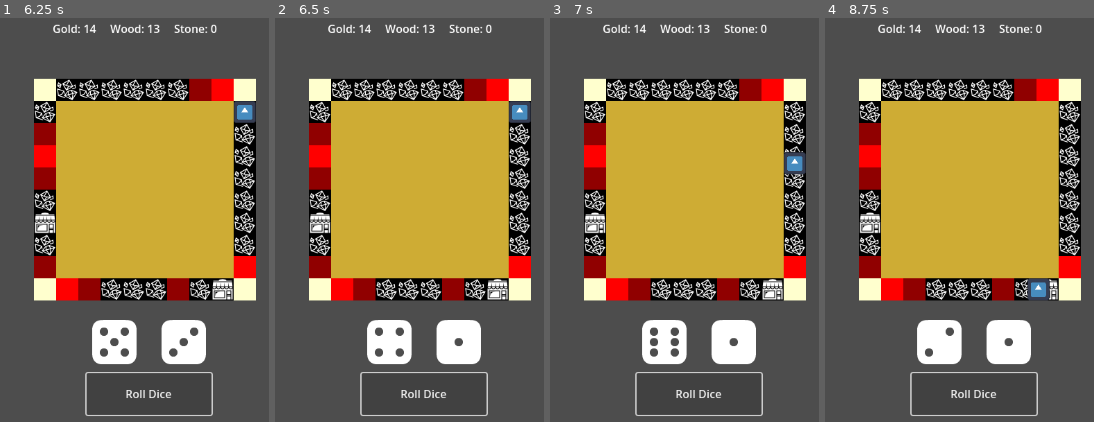
Above: before the commit, frames 1-4 (left to right).
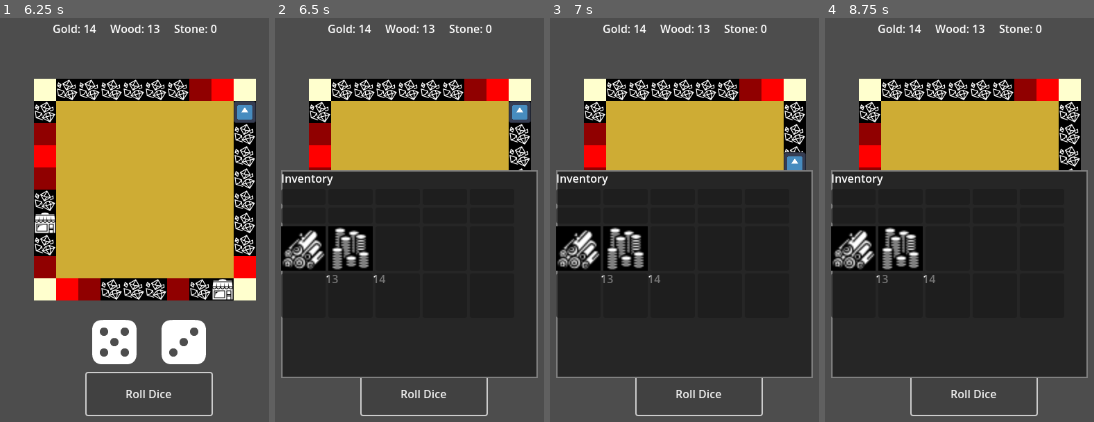
Above: after the commit, the same moments.

Repository: pescmy/HeRoll
Game: Godot game, scene res://scene/game.tscn
Two runs of this game, one before a commit and one after it. Both use one fixed random seed, a clock stepped at 60 frames per second and the inputs below. The engine's default icon, where the game draws it, is replaced by a stand-in: a white triangle on a blue panel in a dark square.
Inputs:
- Up to frame 1 (6.25 s): click "Roll Dice" at 0.5 s; click "Roll Dice" at 1.25 s; click "Roll Dice" at 2 s; tap Enter (ui_accept) at 2.75, 3.02, 3.77, 5.27, 6.02 s; hold R (Roll Dice, bound only before the commit) 2.78-3.53 s; tap R (Roll Dice, bound only before the commit) at 3.6, 5.1 s; hold R (Roll Dice, bound only before the commit) 4.28-5.03 s; hold R (Roll Dice, bound only before the commit) from 5.78 s (still down)
- Up to frame 2 (6.5 s): keep holding R (Roll Dice, bound only before the commit); tap I (inventory, bound only after the commit) at 6.4 s
- Up to frame 3 (7 s): release R (Roll Dice, bound only before the commit) at 6.53 s; tap R (Roll Dice, bound only before the commit) at 6.6 s; tap Enter (ui_accept) at 6.77 s
- Up to frame 4 (8.75 s): hold R (Roll Dice, bound only before the commit) 7.28-8.03 s; tap R (Roll Dice, bound only before the commit) at 8.1 s; tap Enter (ui_accept) at 8.27 s

Frame 1 is identical in both runs. In frame 2, 47% of the frame differs, in the area x 2-98%, y 37-90%; in frame 3, 47%; in frame 4, 47%.

Commit message:
add in basic inventory system

Diff:
--- a/project.godot
+++ b/project.godot
@@ -22,9 +22,14 @@
 
 [input]
 
-"Roll Dice"={
+"roll dice"={
 "deadzone": 0.2,
 "events": [Object(InputEventKey,"resource_local_to_scene":false,"resource_name":"","device":-1,"window_id":0,"alt_press …(192 unchanged characters)…
+]
+}
+inventory={
+"deadzone": 0.2,
+"events": [Object(InputEventKey,"resource_local_to_scene":false,"resource_name":"","device":-1,"window_id":0,"alt_pressed":false,"shift_pressed":false,"ctrl_pressed":false,"meta_pressed":false,"pressed":false,"keycode":0,"physical_keycode":73,"key_label":0,"unicode":105,"location":0,"echo":false,"script":null)
 ]
 }
 
--- a/scene/game.tscn
+++ b/scene/game.tscn
@@ -7,6 +7,7 @@
 [ext_resource type="PackedScene" uid="uid://baqa7qxmhj6x1" path="res://scene/game_board.tscn" id="4_xwcet"]
 [ext_resource type="PackedScene" uid="uid://diir4e6rkfil8" path="res://scene/start_tile_ui.tscn" id="6_xlg7c"]
 [ext_resource type="PackedScene" uid="uid://lccjk25vggef" path="res://scene/resource_display.tscn" id="7_qpk70"]
+[ext_resource type="PackedScene" uid="uid://dyblpd0tcjwhv" path="res://scene/inventory_ui.tscn" id="8_ll5lq"]
 
 [node name="Game" type="Node2D"]
 script = ExtResource("1_xlg7c")
@@ -35,3 +36,5 @@
 visible = false
 
 [node name="ResourceDisplay" parent="." instance=ExtResource("7_qpk70")]
+
+[node name="InventoryUI" parent="." instance=ExtResource("8_ll5lq")]
--- /dev/null
+++ b/scene/inventory_ui.tscn
@@ -0,0 +1,113 @@
+[gd_scene load_steps=2 format=3 uid="uid://dyblpd0tcjwhv"]
+
+[ext_resource type="Script" uid="uid://bllhttlbtsqu" path="res://scripts/inventory_ui.gd" id="1_ia0un"]
+
+[node name="InventoryUI" type="CanvasLayer"]
+script = ExtResource("1_ia0un")
+
+[node name="Panel" type="Panel" parent="."]
+offset_right = 40.0
+offset_bottom = 40.0
+
+[node name="VBoxContainer" type="VBoxContainer" parent="Panel"]
+layout_mode = 0
+offset_right = 40.0
+offset_bottom = 40.0
+
+[node name="Inventory" type="Label" parent="Panel/VBoxContainer"]
+layout_mode = 2
+text = "Inventory"
+
+[node name="GridContainer" type="GridContainer" parent="Panel/VBoxContainer"]
+layout_mode = 2
+columns = 5
+
+[node name="PanelContainer" type="PanelContainer" parent="Panel/VBoxContainer/GridContainer"]
+layout_mode = 2
+
+[node name="Icon" type="TextureRect" parent="Panel/VBoxContainer/GridContainer/PanelContainer"]
+layout_mode = 2
+
+[node name="Amount" type="Label" parent="Panel/VBoxContainer/GridContainer/PanelContainer"]
+layout_mode = 2
+
+[node name="PanelContainer2" type="PanelContainer" parent="Panel/VBoxContainer/GridContainer"]
+layout_mode = 2
+
+[node name="Icon" type="TextureRect" parent="Panel/VBoxContainer/GridContainer/PanelContainer2"]
+layout_mode = 2
+
+[node name="Amount" type="Label" parent="Panel/VBoxContainer/GridContainer/PanelContainer2"]
+layout_mode = 2
+
+[node name="PanelContainer3" type="PanelContainer" parent="Panel/VBoxContainer/GridContainer"]
+layout_mode = 2
+
+[node name="Icon" type="TextureRect" parent="Panel/VBoxContainer/GridContainer/PanelContainer3"]
+layout_mode = 2
+
+[node name="Amount" type="Label" parent="Panel/VBoxContainer/GridContainer/PanelContainer3"]
+layout_mode = 2
+
+[node name="PanelContainer4" type="PanelContainer" parent="Panel/VBoxContainer/GridContainer"]
+layout_mode = 2
+
+[node name="Icon" type="TextureRect" parent="Panel/VBoxContainer/GridContainer/PanelContainer4"]
+layout_mode = 2
+
+[node name="Amount" type="Label" parent="Panel/VBoxContainer/GridContainer/PanelContainer4"]
+layout_mode = 2
+
+[node name="PanelContainer5" type="PanelContainer" parent="Panel/VBoxContainer/GridContainer"]
+layout_mode = 2
+
+[node name="Icon" type="TextureRect" parent="Panel/VBoxContainer/GridContainer/PanelContainer5"]
+layout_mode = 2
+
+[node name="Amount" type="Label" parent="Panel/VBoxContainer/GridContainer/PanelContainer5"]
+layout_mode = 2
+
+[node name="PanelContainer6" type="PanelContainer" parent="Panel/VBoxContainer/GridContainer"]
+layout_mode = 2
+
+[node name="Icon" type="TextureRect" parent="Panel/VBoxContainer/GridContainer/PanelContainer6"]
+layout_mode = 2
+
+[node name="Amount" type="Label" parent="Panel/VBoxContainer/GridContainer/PanelContainer6"]
+layout_mode = 2
+
+[node name="PanelContainer7" type="PanelContainer" parent="Panel/VBoxContainer/GridContainer"]
+layout_mode = 2
+
+[node name="Icon" type="TextureRect" parent="Panel/VBoxContainer/GridContainer/PanelContainer7"]
+layout_mode = 2
+
+[node name="Amount" type="Label" parent="Panel/VBoxContainer/GridContainer/PanelContainer7"]
+layout_mode = 2
+
+[node name="PanelContainer8" type="PanelContainer" parent="Panel/VBoxContainer/GridContainer"]
+layout_mode = 2
+
+[node name="Icon" type="TextureRect" parent="Panel/VBoxContainer/GridContainer/PanelContainer8"]
+layout_mode = 2
+
+[node name="Amount" type="Label" parent="Panel/VBoxContainer/GridContainer/PanelContainer8"]
+layout_mode = 2
+
+[node name="PanelContainer9" type="PanelContainer" parent="Panel/VBoxContainer/GridContainer"]
+layout_mode = 2
+
+[node name="Icon" type="TextureRect" parent="Panel/VBoxContainer/GridContainer/PanelContainer9"]
+layout_mode = 2
+
+[node name="Amount" type="Label" parent="Panel/VBoxContainer/GridContainer/PanelContainer9"]
+layout_mode = 2
+
+[node name="PanelContainer10" type="PanelContainer" parent="Panel/VBoxContainer/GridContainer"]
+layout_mode = 2
+
+[node name="Icon" type="TextureRect" parent="Panel/VBoxContainer/GridContainer/PanelContainer10"]
+layout_mode = 2
+
+[node name="Amount" type="Label" parent="Panel/VBoxContainer/GridContainer/PanelContainer10"]
+layout_mode = 2
--- a/scripts/board_icons.gd
+++ b/scripts/board_icons.gd
@@ -17,7 +17,7 @@
 	generate_icons()
 
 func generate_icons() -> void:
-	print("🗺️ Generating icons, tile_types: ", GameData.tile_types)
+	#print("🗺️ Generating icons, tile_types: ", GameData.tile_types)
 	var positions = get_tile_positions()
 
 	for index in GameData.tile_types:
--- a/scripts/dice_container.gd
+++ b/scripts/dice_container.gd
@@ -35,6 +35,6 @@
 		emit_signal("dice_rolled", total, results)
 
 func _input(event: InputEvent) -> void:
-	if event.is_action_pressed("Roll Dice"): # R key (set in InputMap)
+	if event.is_action_pressed("roll dice"): # R key (set in InputMap)
 		roll_all_dice()
 		print("🎲 R triggered a roll")
--- a/scripts/game_data.gd
+++ b/scripts/game_data.gd
@@ -14,21 +14,54 @@
 var player_current_health: int = -1
 var player_max_health: int = 100
 
-var carried_resources: Dictionary = {
-	"gold": 0,
-	"wood": 0,
-	"stone": 0
-}
+var inventory: Array = []
+var inventory_size: int = 10
 
 var loop_count: int = 0
 
-signal resources_changed
+signal inventory_changed
 
 func _ready() -> void:
 	SaveManager.load_save()
+	init_inventory()
 	if not board_generated:
 		generate_board()
 		board_generated = true
+
+func init_inventory() -> void:
+	inventory.clear()
+	for i in range(inventory_size):
+		inventory.append({})
+
+func add_to_inventory(item_name: String, item_type: String, amount: int, icon_path: String) -> bool:
+	# Check if resource already has a slot
+	if item_type == "resource":
+		for slot in inventory:
+			if not slot.is_empty() and slot["name"] == item_name:
+				slot["amount"] += amount
+				inventory_changed.emit()
+				return true
+
+	# Find empty slot
+	for i in range(inventory_size):
+		if inventory[i].is_empty():
+			inventory[i] = {
+				"name": item_name,
+				"type": item_type,
+				"amount": amount,
+				"icon": icon_path
+			}
+			inventory_changed.emit()
+			return true
+
+	# Inventory full
+	print("❌ Inventory full!")
+	return false
+
+func remove_from_inventory(index: int) -> void:
+	if index >= 0 and index < inventory_size:
+		inventory[index] = {}
+		inventory_changed.emit()
 
 func generate_board() -> void:
 	tile_types.clear()
--- /dev/null
+++ b/scripts/inventory_ui.gd
@@ -0,0 +1,92 @@
+# inventory_ui.gd
+extends CanvasLayer
+
+@onready var grid: GridContainer = $Panel/VBoxContainer/GridContainer
+
+var slot_nodes: Array = []
+
+func _ready() -> void:
+	GameData.inventory_changed.connect(update_display)
+	_build_slots()
+	update_display()
+	_setup_layout()
+	hide()
+
+func _setup_layout() -> void:
+	var style = StyleBoxFlat.new()
+	style.bg_color = Color(0.15, 0.15, 0.15, 1.0)
+	style.border_width_left = 2
+	style.border_width_right = 2
+	style.border_width_top = 2
+	style.border_width_bottom = 2
+	style.border_color = Color(0.5, 0.5, 0.5, 1.0)
+	$Panel.add_theme_stylebox_override("panel", style)
+
+	var viewport_size = get_viewport().get_visible_rect().size
+	var panel_size = Vector2(370, 300)
+	var pos = (viewport_size - panel_size) / 2
+	pos.y += 50
+	$Panel.set_position(pos)
+	$Panel.set_size(panel_size)
+
+	grid.columns = 5
+	grid.add_theme_constant_override("h_separation", 4)
+	grid.add_theme_constant_override("v_separation", 4)
+	grid.size_flags_horizontal = Control.SIZE_EXPAND_FILL
+	grid.size_flags_vertical = Control.SIZE_EXPAND_FILL
+
+	var panel = PanelContainer.new()
+	panel.custom_minimum_size = Vector2(64, 64)
+	panel.size_flags_horizontal = Control.SIZE_EXPAND_FILL
+	panel.size_flags_vertical = Control.SIZE_EXPAND_FILL
+
+func _input(event: InputEvent) -> void:
+	if event.is_action_pressed("inventory"):
+		if visible:
+			hide()
+		else:
+			show()
+
+func _build_slots() -> void:
+	for i in range(GameData.inventory_size):
+		var panel = PanelContainer.new()
+		panel.custom_minimum_size = Vector2(64, 64)
+		panel.size_flags_horizontal = Control.SIZE_SHRINK_CENTER
+		panel.size_flags_vertical = Control.SIZE_SHRINK_CENTER
+
+		var overlay = Control.new()
+		overlay.name = "Overlay"
+		overlay.set_anchors_preset(Control.PRESET_FULL_RECT)
+
+		var texture_rect = TextureRect.new()
+		texture_rect.set_anchors_preset(Control.PRESET_FULL_RECT)
+		texture_rect.expand_mode = TextureRect.EXPAND_FIT_WIDTH
+		texture_rect.stretch_mode = TextureRect.STRETCH_KEEP_ASPECT_CENTERED
+		texture_rect.name = "Icon"
+
+		var label = Label.new()
+		label.set_anchors_preset(Control.PRESET_BOTTOM_RIGHT)
+		label.name = "Amount"
+
+		overlay.add_child(texture_rect)
+		overlay.add_child(label)
+		panel.add_child(overlay)
+		grid.add_child(panel)
+		slot_nodes.append(panel)
+
+func update_display() -> void:
+	for i in range(GameData.inventory_size):
+		var slot = GameData.inventory[i]
+		var panel = slot_nodes[i]
+		var icon = panel.get_node("Overlay/Icon")
+		var label = panel.get_node("Overlay/Amount")
+
+		if slot.is_empty():
+			icon.texture = null
+			label.text = ""
+		else:
+			icon.texture = load(slot["icon"])
+			if slot["type"] == "resource":
+				label.text = str(slot["amount"])
+			else:
+				label.text = ""
--- a/scripts/player_movement.gd
+++ b/scripts/player_movement.gd
@@ -83,7 +83,7 @@
 func _process_next_move() -> void:
 	if move_queue.is_empty():
 		moving = false
-		print("✅ Movement complete. Player at tile %d" % player_index)
+		#print("✅ Movement complete. Player at tile %d" % player_index)
 
 		if passed_start:
 			_on_passed_start()
@@ -129,13 +129,20 @@
 			pass
 
 func _on_resource_landed() -> void:
-	var resource = ["gold", "wood", "stone"]
-	var type = resource.pick_random()
+	var resources = ["gold", "wood", "stone"]
+	var icons = {
+		"gold": "res://art/resources/coins.png",
+		"wood": "res://art/resources/wood_pile.png",
+		"stone": "res://art/resources/stone_pile.png"
+	}
+	var type = resources.pick_random()
 	var base_amount = randi_range(5, 15)
 	var amount = base_amount + (GameData.loop_count * 5)
-	GameData.carried_resources[type] += amount
-	print("💎 Gained %d %s! Total: %s" % [amount, type, GameData.carried_resources])
-	GameData.emit_signal("resources_changed")
+	var success = GameData.add_to_inventory(type, "resource", amount, icons[type])
+	if success:
+		print("💎 Gained %d %s!" % [amount, type])
+	else:
+		print("❌ Couldn't pick up %s — inventory full!" % type)
 
 func _pick_enemy() -> Array[EnemyData]:
 	var goblin = load("res://enemies/goblin.tres") as EnemyData
--- a/scripts/resource_display.gd
+++ b/scripts/resource_display.gd
@@ -7,12 +7,16 @@
 @onready var stone_label: Label = $HBoxContainer/StoneLabel
 
 func _ready() -> void:
-	GameData.resources_changed.connect(update_display)
+	GameData.inventory_changed.connect(update_display)
 	update_display()
-	print("ResourceDisplay ready and connected")
 
 func update_display() -> void:
-	print("Updating resource display")
-	gold_label.text = "Gold: %d" % GameData.carried_resources["gold"]
-	wood_label.text = "Wood: %d" % GameData.carried_resources["wood"]
-	stone_label.text = "Stone: %d" % GameData.carried_resources["stone"]
+	gold_label.text = "Gold: %d" % _get_resource_amount("gold")
+	wood_label.text = "Wood: %d" % _get_resource_amount("wood")
+	stone_label.text = "Stone: %d" % _get_resource_amount("stone")
+
+func _get_resource_amount(resource_name: String) -> int:
+	for slot in GameData.inventory:
+		if not slot.is_empty() and slot["name"] == resource_name:
+			return slot["amount"]
+	return 0
--- a/scripts/save_manager.gd
+++ b/scripts/save_manager.gd
@@ -10,7 +10,7 @@
 		"player_max_health": GameData.player_max_health,
 		"loop_count": GameData.loop_count,
 		"player_gold": GameData.player_gold,
-		"carried_resources": GameData.carried_resources,
+		"inventory": GameData.inventory,
 		"tile_types": GameData.tile_types,
 		"board_generated": GameData.board_generated,
 	}
@@ -38,7 +38,7 @@
 	GameData.player_max_health = data["player_max_health"]
 	GameData.loop_count = data["loop_count"]
 	GameData.player_gold = data["player_gold"]
-	GameData.carried_resources = data["carried_resources"]
+	GameData.inventory = data["inventory"]
 	GameData.board_generated = data["board_generated"]
 
 	# Tile types keys come back as strings from JSON, convert back to int
Binary file added: art/resources/coins.png
Not shown, added: art/resources/coins.png.import
Binary file added: art/resources/stone_pile.png
Not shown, added: art/resources/stone_pile.png.import
Binary file added: art/resources/wood_pile.png
Not shown, added: art/resources/wood_pile.png.import
Not shown: 1 places in scene/game.tscn that only renumber resources
Not shown, added: scripts/inventory_ui.gd.uid
